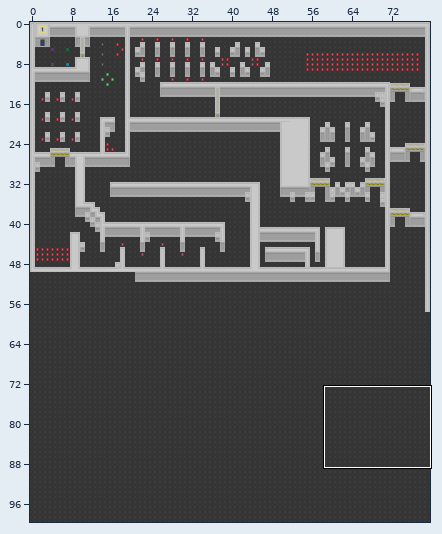
Level history. Tiled map: core/assets/maps/level-1.tmx. The picture above shows the old version from afar; the outline marks the close-up.
Close-up. Before the commit:
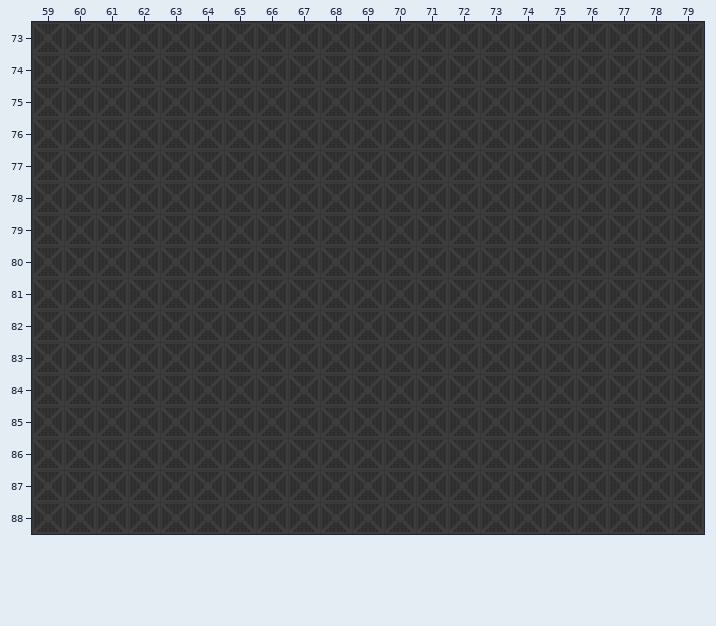
Cells are 32x32 px. Shown: x 59..79, y 73..88. The commit also changed other parts of the map, which this record leaves out.
Now the later version:
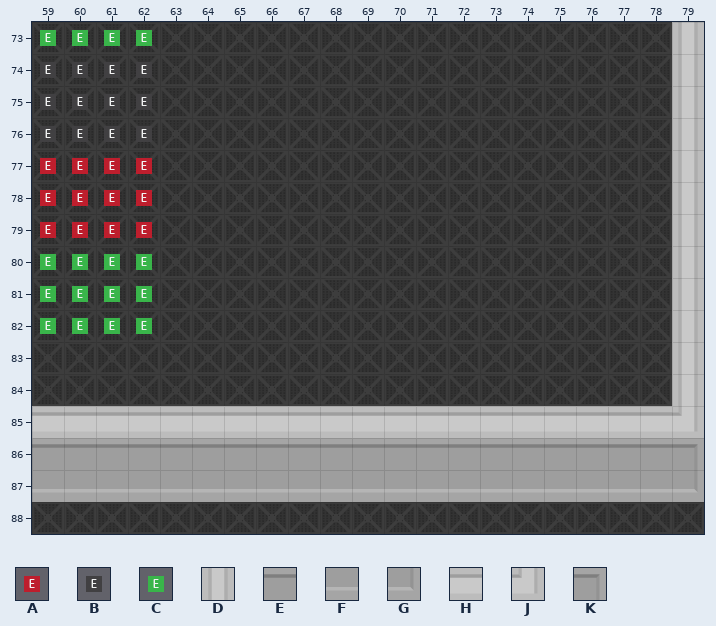
Key: from "meta": A 4, B 5, C 6; from "terrain": D 148, E 175, F 193, G 197, H 221, J 236, K 240.
_ is an empty cell, . an unchanged one.
The exact change:
--- layer "Walls"
@@ x 59..79 @@
-73 ...................._
-74 ...................._
-75 ...................._
-76 ...................._
-77 ...................._
-78 ...................._
-79 ...................._
-80 ...................._
-81 ...................._
-82 ...................._
-83 ...................._
-84 ...................._
-85 _____________________
-86 _____________________
-87 _____________________
+73 ....................D
+74 ....................D
+75 ....................D
+76 ....................D
+77 ....................D
+78 ....................D
+79 ....................D
+80 ....................D
+81 ....................D
+82 ....................D
+83 ....................D
+84 ....................D
+85 HHHHHHHHHHHHHHHHHHHHJ
+86 EEEEEEEEEEEEEEEEEEEEK
+87 FFFFFFFFFFFFFFFFFFFFG
--- layer "Meta"
@@ x 59..62 @@
-73 ____
-74 ____
-75 ____
-76 ____
-77 ____
-78 ____
-79 ____
-80 ____
-81 ____
-82 ____
+73 CCCC
+74 BBBB
+75 BBBB
+76 BBBB
+77 AAAA
+78 AAAA
+79 AAAA
+80 CCCC
+81 CCCC
+82 CCCC
Changed places in both close-ups, as pixel boxes (x1, y1, x2, y2):
added: (32, 22, 704, 502)
